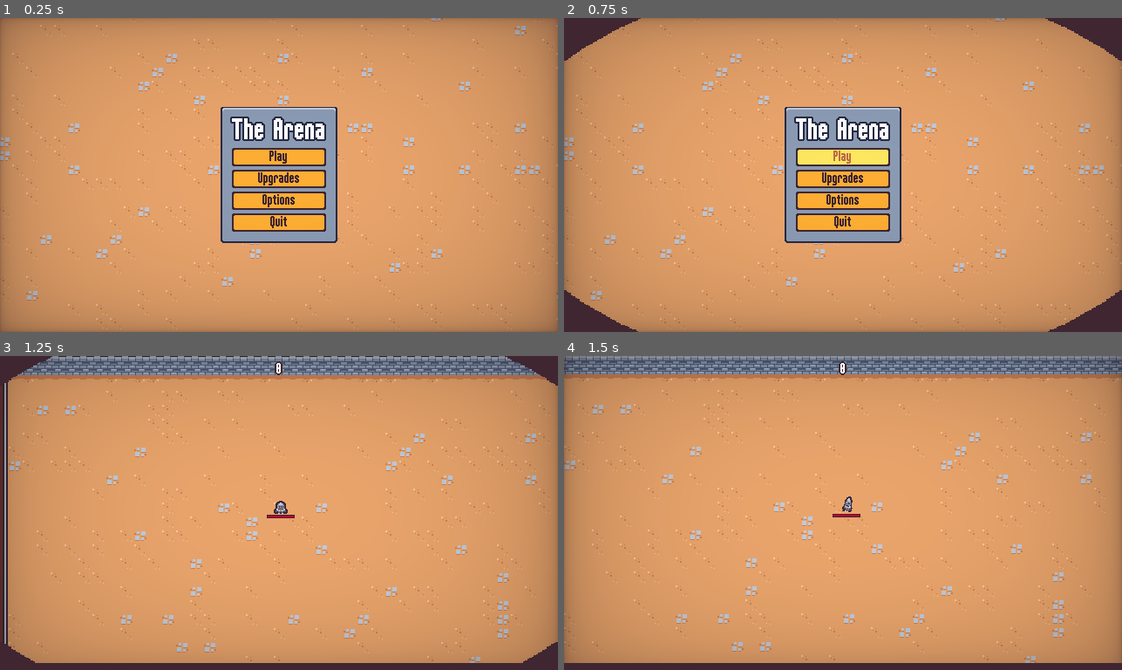
Above: before the commit, frames 1-4 (two rows, left to right).
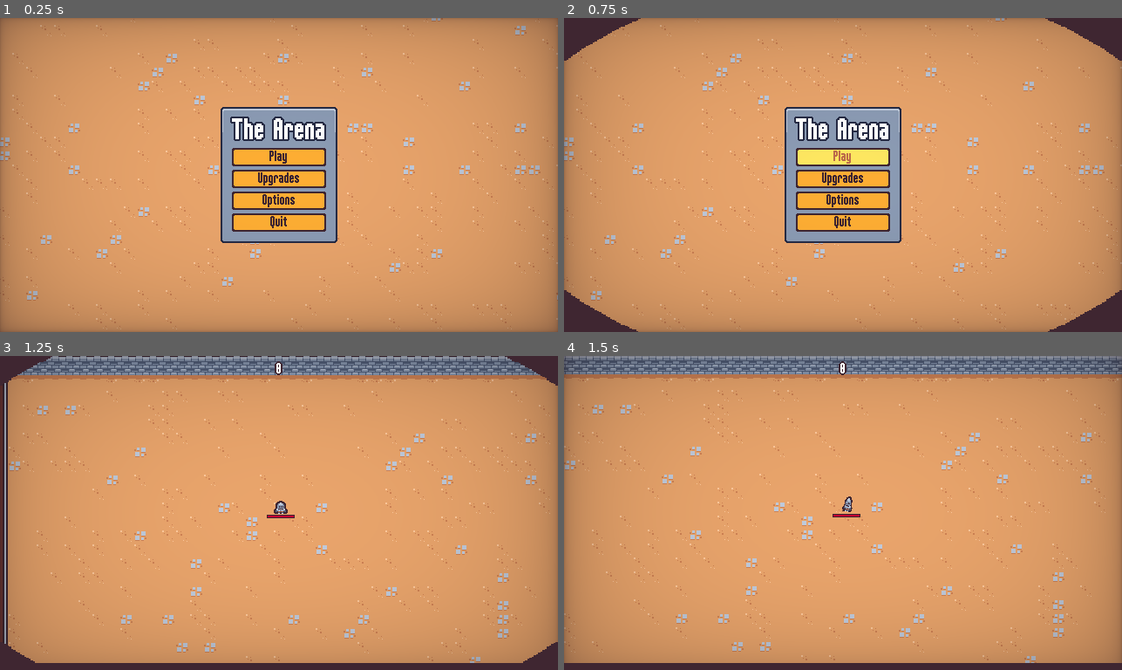
Above: after the commit, the same moments.

Repository: SugarF0x/2D-survivor-course
Game: Godot game, scene res://scenes/ui/main_menu.tscn
The game is run twice, just before and just after one commit, with the same random seed, the same clock (stepped at 60 frames per second) and the same inputs. Sound files missing from this copy of the repository are replaced by a short silence.
Inputs (mouse positions are in pixels of both pictures, inside the frame that each line leads up to):
- Up to frame 1 (0.25 s): no input
- Up to frame 2 (0.75 s): click "Play" at 0.5 s
- Up to frame 3 (1.25 s): no input
- Up to frame 4 (1.5 s): move the mouse to (965, 497) at 1.27 s; press the mouse at (965, 497) at 1.28 s; hold D (move_right) from 1.28 s (still down)

The runs differ from the first frame. In frame 1, 0.1% of the frame differs, in the area x 39-61%, y 28-37%; in frame 2, 0.1%; in frame 3, nothing differs; in frame 4, nothing differs.

Commit message:
fix card image template size

Diff:
--- a/resources/theme/theme.tres
+++ b/resources/theme/theme.tres
@@ -76,7 +76,7 @@
 texture_margin_top = 5.0
 texture_margin_right = 5.0
 texture_margin_bottom = 5.0
-region_rect = Rect2(0, 1, 16, 15)
+region_rect = Rect2(2.08165e-12, 2.08165e-12, 16, 16)
 
 [sub_resource type="StyleBoxFlat" id="StyleBoxFlat_p4gny"]
 bg_color = Color(0.247059, 0.14902, 0.192157, 1)
